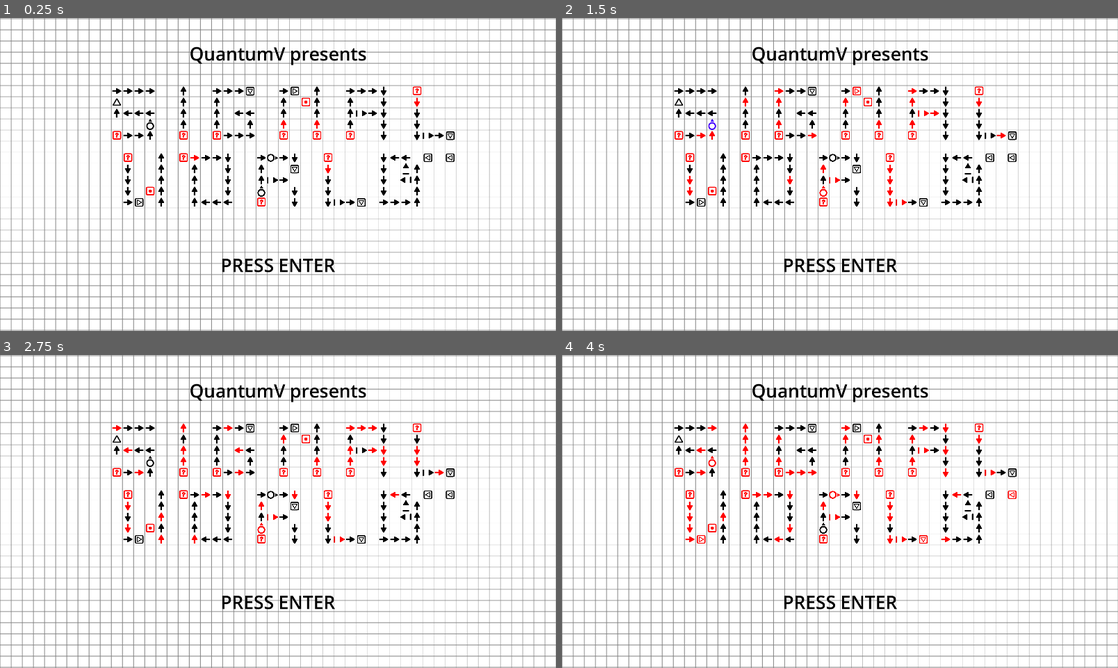
Above: before the commit, frames 1-4 (two rows, left to right).
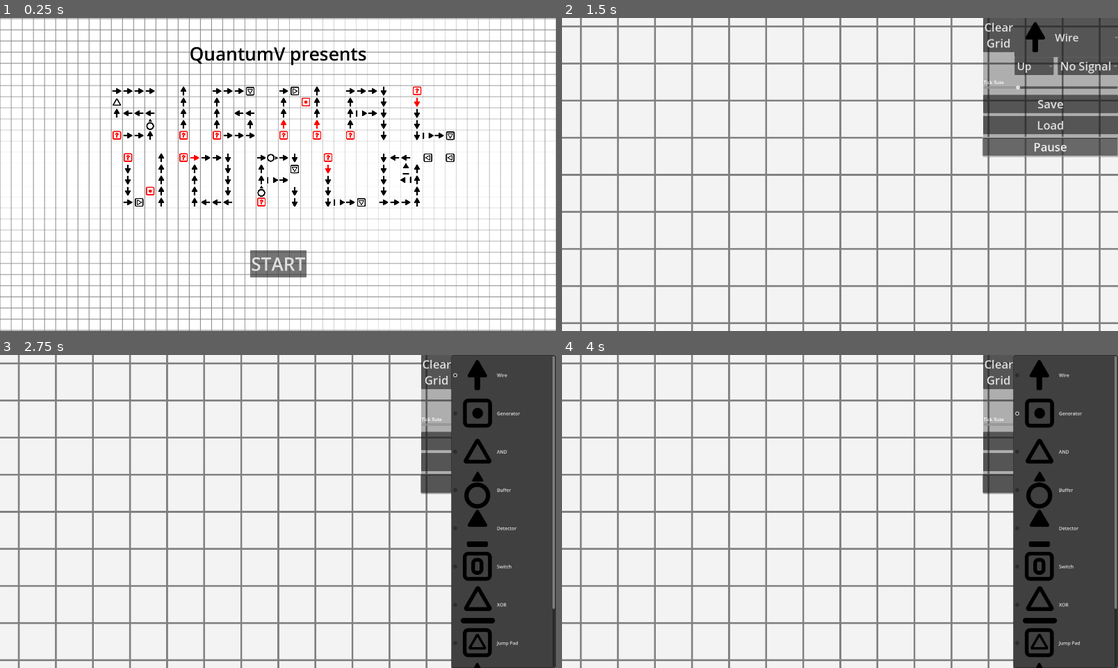
Above: after the commit, the same moments.

Repository: QuantumV2/SignalWorld
Game: Godot game, scene res://Scenes/TitleScreen.tscn
Same seed, same stepped clock (60 frames per second), same inputs: the game is played once before the commit and once after it.
Inputs (mouse positions are in pixels of both pictures, inside the frame that each line leads up to):
- Up to frame 1 (0.25 s): no input
- Up to frame 2 (1.5 s): click (840, 265) at 0.5 s, where only the run after the commit has a clickable "START"; click (1051, 146) at 1.25 s, where only the run after the commit has a clickable "Pause"
- Up to frame 3 (2.75 s): click (505, 373) at 2 s, where only the run after the commit has a clickable "Wire"
- Up to frame 4 (4 s): click (1034, 401) at 2.75 s, where only the run after the commit has a clickable "Up"; click (1067, 373) at 3.5 s, where only the run after the commit has a clickable "Generator"

The runs differ from the first frame. In frame 1, 1.1% of the frame differs, in the area x 40-61%, y 74-83%; in frame 2, 34%; in frame 3, 42%; in frame 4, 42%, in the area x 0-100%, y 0-100%.

Commit message:
change stuff for release

Diff:
--- a/Scenes/TitleScreen.tscn
+++ b/Scenes/TitleScreen.tscn
@@ -26,7 +26,24 @@
 position = Vector2(-63, -64)
 script = ExtResource("4_n8om1")
 
+[node name="Start" type="Button" parent="."]
+anchors_preset = 7
+anchor_left = 0.5
+anchor_top = 1.0
+anchor_right = 0.5
+anchor_bottom = 1.0
+offset_left = -322.0
+offset_top = 871.0
+offset_right = -105.0
+offset_bottom = 975.0
+grow_horizontal = 2
+grow_vertical = 0
+scale = Vector2(3, 3)
+theme_override_font_sizes/font_size = 70
+text = "	START"
+
 [node name="RichTextLabel" type="RichTextLabel" parent="."]
+visible = false
 modulate = Color(0, 0, 0, 1)
 anchors_preset = 7
 anchor_left = 0.5
@@ -61,3 +78,5 @@
 
 [node name="Node" type="Node" parent="."]
 script = ExtResource("5_ml48p")
+
+[connection signal="pressed" from="Start" to="Node" method="_on_start_pressed"]
--- a/Scenes/game.tscn
+++ b/Scenes/game.tscn
@@ -76,13 +76,6 @@
 unique_name_in_owner = true
 script = ExtResource("5_n4cru")
 
-[node name="ColorRect" type="ColorRect" parent="UI"]
-offset_left = 1454.0
-offset_top = -44.0
-offset_right = 1923.0
-offset_bottom = 402.0
-color = Color(0, 0, 0, 0.282353)
-
 [node name="Control" type="Control" parent="UI"]
 layout_mode = 3
 anchors_preset = 1
@@ -91,6 +84,13 @@
 offset_left = -40.0
 offset_bottom = 40.0
 grow_horizontal = 0
+
+[node name="ColorRect" type="ColorRect" parent="UI/Control"]
+offset_left = -426.0
+offset_top = -44.0
+offset_right = 43.0
+offset_bottom = 480.0
+color = Color(0, 0, 0, 0.282353)
 
 [node name="CellOptions" type="OptionButton" parent="UI/Control"]
 unique_name_in_owner = true
@@ -202,6 +202,15 @@
 theme_override_font_sizes/font_size = 40
 text = "Save"
 
+[node name="Pause" type="Button" parent="UI/Control"]
+layout_mode = 0
+offset_left = -427.0
+offset_top = 413.0
+offset_right = 39.0
+offset_bottom = 476.0
+theme_override_font_sizes/font_size = 40
+text = "Pause"
+
 [node name="Load" type="Button" parent="UI/Control"]
 layout_mode = 0
 offset_left = -426.0
@@ -216,7 +225,6 @@
 script = ExtResource("2_sxy5u")
 
 [node name="ColorRect" type="ColorRect" parent="CamOrigin"]
-visible = false
 offset_left = -20905.0
 offset_top = -11847.0
 offset_right = 22207.0
@@ -241,6 +249,7 @@
 offset_bottom = 276.0
 
 [node name="TextEdit" type="TextEdit" parent="SaveDialog/Control"]
+layout_mode = 0
 offset_left = 4.0
 offset_top = 4.0
 offset_right = 781.0
@@ -274,6 +283,7 @@
 offset_bottom = 261.0
 
 [node name="TextEdit" type="TextEdit" parent="OpenDialog/Control"]
+layout_mode = 0
 offset_left = 4.0
 offset_top = 4.0
 offset_right = 781.0
@@ -305,8 +315,8 @@
 grow_vertical = 0
 text = "Close"
 
-[connection signal="mouse_entered" from="UI/ColorRect" to="UI" method="_on_mouse_entered"]
-[connection signal="mouse_exited" from="UI/ColorRect" to="UI" method="_on_mouse_exited"]
+[connection signal="mouse_entered" from="UI/Control/ColorRect" to="UI" method="_on_mouse_entered"]
+[connection signal="mouse_exited" from="UI/Control/ColorRect" to="UI" method="_on_mouse_exited"]
 [connection signal="mouse_entered" from="UI/Control/CellOptions" to="UI" method="_on_mouse_entered"]
 [connection signal="mouse_exited" from="UI/Control/CellOptions" to="UI" method="_on_mouse_exited"]
 [connection signal="mouse_entered" from="UI/Control/ColorOptions" to="UI" method="_on_mouse_entered"]
@@ -322,6 +332,9 @@
 [connection signal="mouse_entered" from="UI/Control/Save" to="UI" method="_on_mouse_entered"]
 [connection signal="mouse_exited" from="UI/Control/Save" to="UI" method="_on_mouse_exited"]
 [connection signal="pressed" from="UI/Control/Save" to="UI" method="_on_save_pressed"]
+[connection signal="mouse_entered" from="UI/Control/Pause" to="UI" method="_on_mouse_entered"]
+[connection signal="mouse_exited" from="UI/Control/Pause" to="UI" method="_on_mouse_exited"]
+[connection signal="pressed" from="UI/Control/Pause" to="UI" method="_on_pause_pressed"]
 [connection signal="mouse_entered" from="UI/Control/Load" to="UI" method="_on_mouse_entered"]
 [connection signal="mouse_exited" from="UI/Control/Load" to="UI" method="_on_mouse_exited"]
 [connection signal="pressed" from="UI/Control/Load" to="UI" method="_on_load_pressed"]
--- a/Scripts/GameHandler.gd
+++ b/Scripts/GameHandler.gd
@@ -323,8 +323,6 @@
 func _input(event: InputEvent) -> void:
 	if event.is_action_pressed("pause"):
 		paused = !paused
-	if event.is_action_pressed("fullscreen"):
-		Global.swap_fullscreen_mode()
 
 
 func _on_save() -> String:
--- a/Scripts/Global.gd
+++ b/Scripts/Global.gd
@@ -84,6 +84,9 @@
 func _ready() -> void:
 	pass # Replace with function body.
 
+func _input(event: InputEvent) -> void:
+	if event.is_action_pressed("fullscreen"):
+		Global.swap_fullscreen_mode()
 
 func swap_fullscreen_mode():
 	if DisplayServer.window_get_mode() == DisplayServer.WINDOW_MODE_FULLSCREEN:
--- a/Scripts/TitleScreen.gd
+++ b/Scripts/TitleScreen.gd
@@ -3,3 +3,8 @@
 func _input(event: InputEvent) -> void:
 	if event.is_action_pressed("enter"):
 		get_tree().change_scene_to_file("res://Scenes/game.tscn")
+
+
+func _on_start_pressed() -> void:
+	get_tree().change_scene_to_file("res://Scenes/game.tscn")
+	pass # Replace with function body.
--- a/Scripts/ui.gd
+++ b/Scripts/ui.gd
@@ -34,3 +34,8 @@
 func _on_load_close_pressed() -> void:
 	%OpenDialog.visible = false
 	pass # Replace with function body.
+
+
+func _on_pause_pressed() -> void:
+	%GameHandler.paused = !%GameHandler.paused
+	pass # Replace with function body.
--- a/project.godot
+++ b/project.godot
@@ -44,7 +44,12 @@
 ]
 }
 
+[input_devices]
+
+pointing/android/enable_pan_and_scale_gestures=true
+
 [rendering]
 
 textures/canvas_textures/default_texture_filter=2
+renderer/rendering_method="mobile"
 environment/defaults/default_clear_color=Color(1, 1, 1, 1)
Binary file added: Images/CoverArt.png
Not shown, added: Images/CoverArt.png.import
